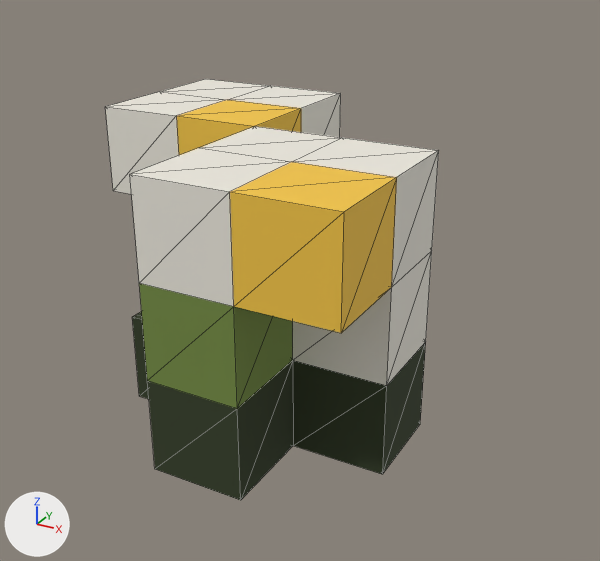
The glTF model assets/environment/dressing_pack/flower_white_cluster/output/model.glb: old version first, new version second.
One viewpoint serves both versions: a 50 mm camera at (0.402, -0.675, 0.499) aimed at (0.031, -0.001, 0.163). The axes (+X, +Y, +Z) are drawn at lower left. The lights are the same throughout. The first picture is the older version. Mesh edges are drawn as thin lines. Vertices at exactly the same position are counted once.

Names of what the first picture shows: 'flower_white_cluster'.
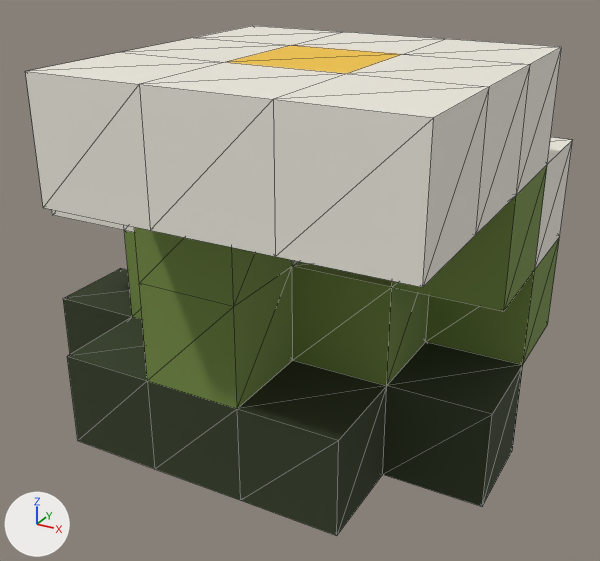
Where the change shows, as pixel boxes [x1, y1, x2, y2] in the pictures (600 x 561 px):
'flower_white_cluster', reshaped (64% wider, 21% taller)
    before: [105, 79, 439, 500]
    after: [25, 26, 572, 536]
part 1 of me_flower_white_cluster_mesh, built on
    before: [105, 93, 439, 500]
    after: [25, 26, 572, 536]
part 2 of me_flower_white_cluster_mesh, surface changed (grey to green)
    before: [130, 175, 432, 386]
    after: [134, 227, 429, 386]

Patch to the scene script:
```diff
--- a/assets/environment/dressing_pack/flower_white_cluster/output/model.glb.py
+++ b/assets/environment/dressing_pack/flower_white_cluster/output/model.glb.py
@@ me_flower_white_cluster_mesh @@
 # used by ob_flower_white_cluster; location = (0.0, 0.0, 0.0)
-me_flower_white_cluster_mesh.from_pydata(...)  # 62 vertices, 132 faces; spans x -0.25..0.15, y -0.15..0.25, z 0.0..0.3
+me_flower_white_cluster_mesh.from_pydata(...)  # 113 vertices, 248 faces; spans x -0.25..0.25, y -0.25..0.25, z 0.0..0.4
+# me_flower_white_cluster_mesh part 1
+# 1 vertex is removed from x 0.15, y -0.15, z 0.2
+# 54 faces are deleted
+# 1 vertex is added at (0.05, -0.05, 0.4)
+# 16 new vertices lie (0.1, 0.0, 0.0) away from vertices in x -0.05..0.15, y -0.15..0.25, z 0.0..0.3
+# 10 new vertices lie (0.0, -0.1, 0.0) away from vertices in x -0.25..0.25, y -0.15..0.05, z 0.0..0.3
+# 13 new vertices lie (0.0, 0.0, 0.1) away from vertices in x -0.05..0.25, y -0.25..0.15, z 0.1..0.3
+# 7 new vertices lie (0.0, 0.1, 0.0) away from vertices in x -0.15..0.25, y -0.25..0.05, z 0.0..0.4
+# 5 new vertices lie (-0.1, 0.0, 0.0) away from vertices in x -0.15..0.25, y -0.05..0.05, z 0.0..0.4
+# 170 new faces join them
+# me_flower_white_cluster_mesh part 2: 22 kept faces spanning x -0.15..0.15, y -0.15..0.25, z 0.1..0.3 get new texture (UV) coordinates
 me_flower_white_cluster_mesh.materials.append(mat_mat_dressing_atlas)
```
